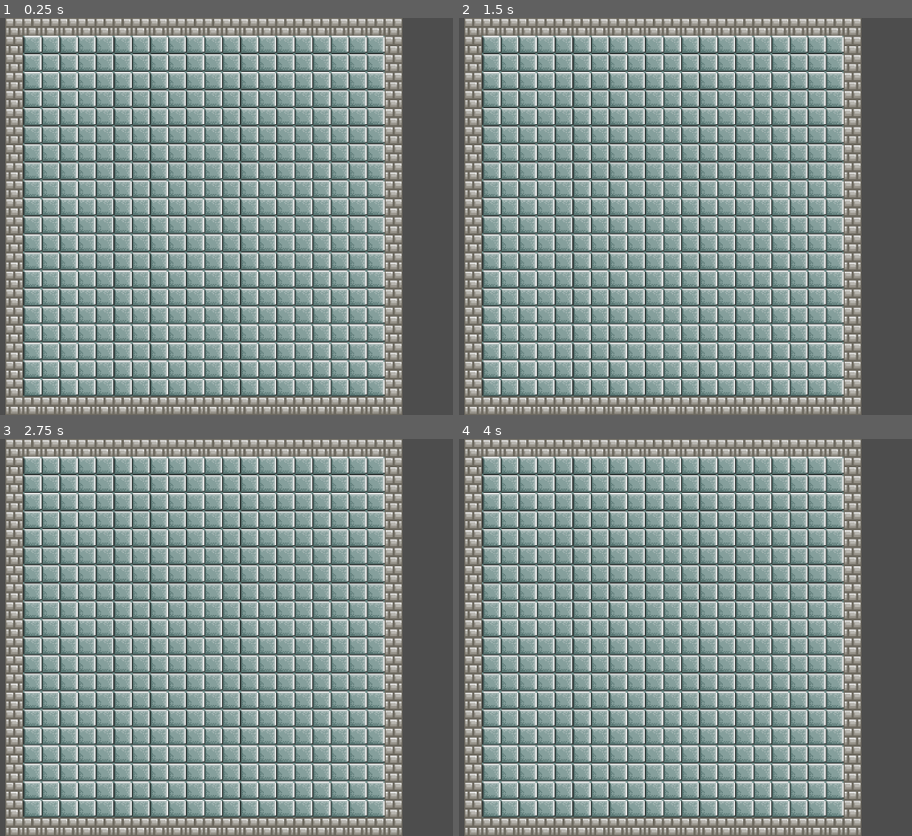
Above: before the commit, frames 1-4 (two rows, left to right).
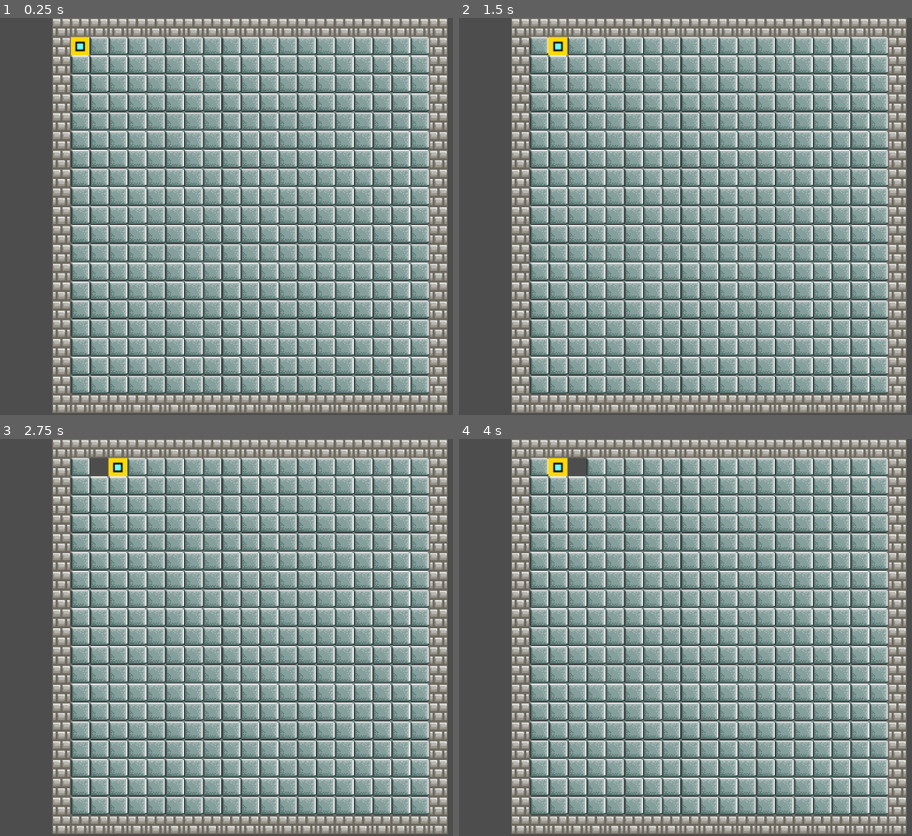
Above: after the commit, the same moments.

Repository: AETERNITA/TrippleP
Game: Godot game, scene res://scenes/View/main_viewport.tscn
The game is run twice, just before and just after one commit, with the same random seed, the same clock (stepped at 60 frames per second) and the same inputs.
Inputs (mouse positions are in pixels of both pictures, inside the frame that each line leads up to):
- Up to frame 1 (0.25 s): no input
- Up to frame 2 (1.5 s): tap Enter at 0.5 s; move the mouse to (844, 196) at 0.52 s; hold Right (ui_right) 0.53-1.25 s; hold Shift 0.53-1.25 s; click (844, 196) at 0.67 s; tap Space at 1.25 s; drag from (545, 236) to (653, 295) at 1.27 s
- Up to frame 3 (2.75 s): tap Enter at 2 s; move the mouse to (298, 550) at 2.02 s; hold Right (ui_right) from 2.03 s (still down); tap Ctrl at 2.1 s
- Up to frame 4 (4 s): release Right (ui_right) at 2.75 s; tap Space at 2.75 s; drag from (653, 716) to (477, 577) at 2.77 s; tap Enter at 3.5 s; move the mouse to (898, 697) at 3.52 s; hold Left (ui_left) from 3.53 s (still down); tap Alt at 3.6 s

The runs differ from the first frame. In frame 1, 74% of the frame differs, in the area x 1-99%, y 0-100%; in frame 2, 74%; in frame 3, 75%; in frame 4, 75%.

Commit message:
Bewegung implementiert
so halb zumindest

Diff:
--- /dev/null
+++ b/scenes/Player.tscn
@@ -0,0 +1,13 @@
+[gd_scene format=3 uid="uid://bmtnw05akn1f4"]
+
+[ext_resource type="Texture2D" uid="uid://cgjnah072qks6" path="res://scenes/View/Assets/player_sprite.png" id="1_p0vlq"]
+
+[sub_resource type="RectangleShape2D" id="RectangleShape2D_5q5h1"]
+
+[node name="Player" type="CharacterBody2D" unique_id=476721277]
+
+[node name="Sprite2D" type="Sprite2D" parent="." unique_id=1871922039]
+texture = ExtResource("1_p0vlq")
+
+[node name="CollisionShape2D" type="CollisionShape2D" parent="." unique_id=1378908464]
+shape = SubResource("RectangleShape2D_5q5h1")
--- a/scenes/View/main_viewport.tscn
+++ b/scenes/View/main_viewport.tscn
@@ -3,6 +3,7 @@
 [ext_resource type="Texture2D" uid="uid://14vabljswydn" path="res://scenes/View/Tilemaps/simpleGraphics_tiles32x32.png" id="1_i6bm5"]
 [ext_resource type="Script" uid="uid://by72tr2php2mo" path="res://scripts/controller.gd" id="1_ynq4k"]
 [ext_resource type="Script" uid="uid://cy5em70r56i8d" path="res://scripts/view.gd" id="3_jr2tl"]
+[ext_resource type="PackedScene" uid="uid://bmtnw05akn1f4" path="res://scenes/Player.tscn" id="4_jr2tl"]
 
 [sub_resource type="TileSetAtlasSource" id="TileSetAtlasSource_y8ve3"]
 texture = ExtResource("1_i6bm5")
@@ -48,14 +49,17 @@
 tile_size = Vector2i(32, 32)
 sources/0 = SubResource("TileSetAtlasSource_y8ve3")
 
-[node name="View" type="Node2D" unique_id=495837709]
+[node name="View" type="Node2D" unique_id=495837709 node_paths=PackedStringArray("player_node")]
 script = ExtResource("1_ynq4k")
+player_node = NodePath("Player")
 
 [node name="Camera2D" type="Camera2D" parent="." unique_id=493501407]
+offset = Vector2(-300, 0)
 anchor_mode = 0
-zoom = Vector2(0.92, 0.92)
+zoom = Vector2(0.96, 0.96)
 
 [node name="TileMapLayer" type="TileMapLayer" parent="." unique_id=2064077699]
-position = Vector2(230.17, 0)
 tile_set = SubResource("TileSet_vpwe7")
 script = ExtResource("3_jr2tl")
+
+[node name="Player" parent="." unique_id=218293807 instance=ExtResource("4_jr2tl")]
--- a/scripts/controller.gd
+++ b/scripts/controller.gd
@@ -1,13 +1,54 @@
-# controller.gd
 extends Node2D
+var model: GameModel
+@onready var view: TileMapLayer = $TileMapLayer
+@export var player_node: CharacterBody2D # Zieht hier das Player-Node im Inspektor rein
 
-var model: GameModel
-@onready var view: TileMapLayer = $TileMapLayer # Pfad zu eurer View anpassen
+#Kachelgröße in Pixeln
+const TILE_SIZE: int = 32
 
 func _ready():
-	# 1. Model erstellen und Level generieren
 	model = GameModel.new()
 	model.setup_test_level()
+	view.draw_field(model)
+# Startposition des Spielers visuell setzen
+	player_node.position = Vector2(230,0)
+	update_player_sprite_position()
 
-	# 2. View anweisen, das Spielfeld zu zeichnen
+func _process(_delta):
+	var direction = Vector2i.ZERO
+	if Input.is_action_just_pressed("ui_right"):
+		direction = Vector2i(1, 0)
+	elif Input.is_action_just_pressed("ui_left"):
+		direction = Vector2i(-1, 0)
+	elif Input.is_action_just_pressed("ui_down"):
+		direction = Vector2i(0, 1)
+	elif Input.is_action_just_pressed("ui_up"):
+		direction = Vector2i(0, -1)
+	if direction != Vector2i.ZERO:
+		move_player_in_direction(direction)
+
+func move_player_in_direction(dir: Vector2i):
+	var next_x = model.player_x + dir.x
+	var next_y = model.player_y + dir.y
+
+	# Schleife: Bewege logisch im Model weiter, bis eine Wand kommt
+	# while model.get_cell(next_x, next_y) != model.WAND:
+	print("Hifle")
+	model.player_x = next_x
+	model.player_y = next_y
+# Aktuelles Feld im Model als gefärbt markieren
+	model.set_cell_dyed(model.player_x, model.player_y)
+	next_x = model.player_x + dir.x
+	next_y = model.player_y + dir.y
+# Nach dem Zug: Aktualisiere die TileMap und die visuelle Position des Spielers
 	view.draw_field(model)
+	update_player_sprite_position()
+
+# Rechnet die Grid-Koordinaten (z.B. 1,1) in Pixel (z.B. 64,64) um
+func update_player_sprite_position():
+	if player_node:
+		@warning_ignore("integer_division")
+		var pixel_x = model.player_x * TILE_SIZE + (TILE_SIZE / 2)
+		@warning_ignore("integer_division")
+		var pixel_y = model.player_y * TILE_SIZE + (TILE_SIZE / 2)
+		player_node.position = Vector2(pixel_x, pixel_y)
--- a/scripts/model.gd
+++ b/scripts/model.gd
@@ -10,11 +10,12 @@
 var grid = []
 var width = 0
 var height = 0
+var player_x: int = 1
+var player_y: int = 1
 
-# Initialisiert ein leeres Test-Spielfeld (z.B. 5x5) mit Wänden außen
 func setup_test_level():
-	width = 22
-	height = 22
+	width = 21
+	height = 21
 	grid = []
 
 	for y in range(height):
@@ -32,3 +33,8 @@
 	if x >= 0 and x < width and y >= 0 and y < height:
 		return grid[y][x]
 	return WAND
+
+func set_cell_dyed(x: int, y: int):
+	if x >= 0 and x < width and y >= 0 and y < height:
+		if grid[y][x] == BODEN_LEER:
+			grid[y][x] = BODEN_GEFAERBT
--- a/scripts/view.gd
+++ b/scripts/view.gd
@@ -16,11 +16,11 @@
 			var atlas_coords = Vector2i(0, 0)
 
 			if cell_type == model.WAND:
-				atlas_coords = Vector2i(5, 0) # Erste Kachel im Atlas (z.B. Wand)
+				atlas_coords = Vector2i(5, 0)
 			elif cell_type == model.BODEN_LEER:
-				atlas_coords = Vector2i(0, 2) # Zweite Kachel im Atlas (z.B. leerer Boden)
+				atlas_coords = Vector2i(0, 2)
 			elif cell_type == model.BODEN_GEFAERBT:
-				atlas_coords = Vector2i(5, 4) # Dritte Kachel im Atlas (z.B. blau gefärbt)
+				atlas_coords = Vector2i(5, 4)
 
 			# Vector2i(x, y) ist die Position auf dem Spielfeld
 			set_cell(Vector2i(x, y), source_id, atlas_coords)
Binary file added: scenes/View/Assets/player_sprite.png
Not shown, added: scenes/View/Assets/player_sprite.png.import
